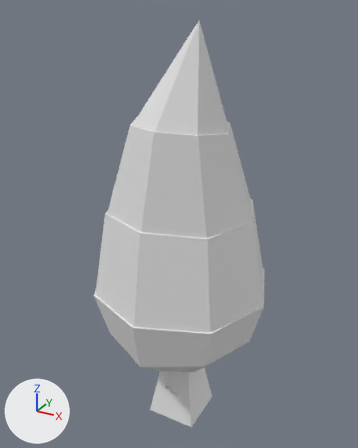
A saved change to the FBX model Assets/ProjectFolder/Art/PuzzleAssets/PuzzleModels/Tree4Puzzle.fbx.
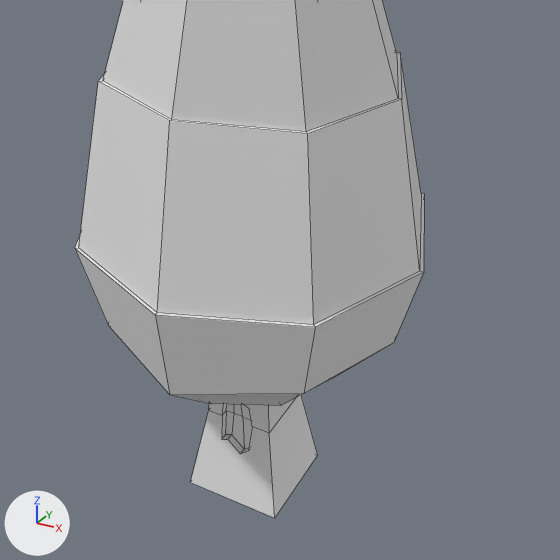
Each version appears first whole from a 50 mm lens placed at (5.61, -10.38, 11.18), pointed at (-0.18, 0.15, 5.92), and next in a close-up on the part from 16% to 92% of the width and 39% to 100% of the height. The lights are fixed; the arrows at lower left show +X, +Y and +Z. The close-ups show mesh edges as thin lines. Where no turn or scale is listed for an object, it has been applied to the vertices.

Names of what the first close-up shows: 'Tree 4 Puzzle'.
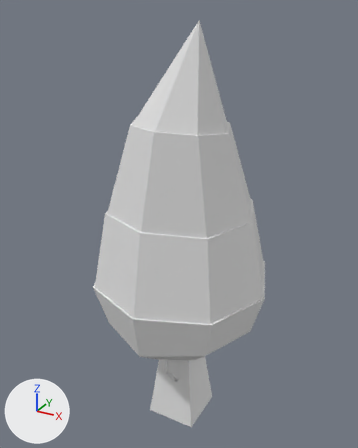
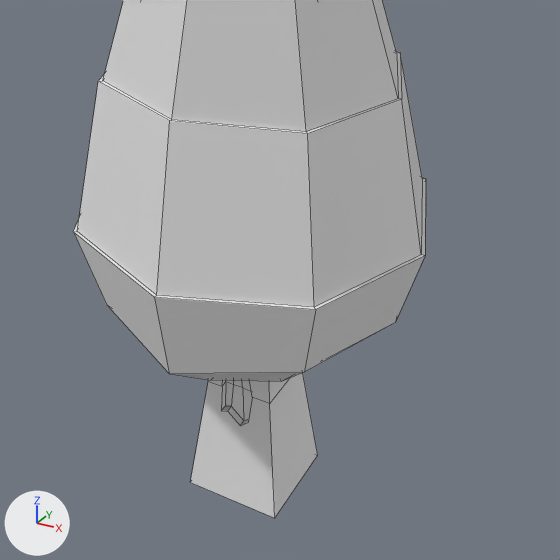
Location of each change, (x1, y1, x2, y2) in pixels of the close-ups (560 x 560 px; the box of a moved part takes in the faces that stretch with it):
'Tree 4 Puzzle', reshaped
    before: (75, 0, 424, 518)
    after: (73, 0, 426, 518)
part 1 of me_sphere_001, moved or reshaped
    before: (75, 54, 424, 327)
    after: (73, 54, 426, 310)
part 2 of me_sphere_001, moved or reshaped
    before: (75, 249, 424, 405)
    after: (74, 233, 425, 381)
part 3 of me_sphere_001, moved or reshaped
    before: (190, 395, 318, 518)
    after: (190, 373, 318, 518)

Diff of the bpy script that builds the scene:
```diff
--- a/Assets/ProjectFolder/Art/PuzzleAssets/PuzzleModels/Tree4Puzzle.fbx.py
+++ b/Assets/ProjectFolder/Art/PuzzleAssets/PuzzleModels/Tree4Puzzle.fbx.py
@@ me_sphere_001 @@
 me_sphere_001.from_pydata(...)  # 100 vertices, 96 faces; spans x -2.47..2.36, y -2.43..2.41, z 0.0..10.94
 # used by ob_tree_4_puzzle; location = (0.0, 0.0, 0.0)
+# me_sphere_001 part 1: all 16 vertices in x -2.47..2.36, y -2.43..2.41, z 4.22..4.35 are moved by (0.0, 0.0, 0.24)
+# me_sphere_001 part 2: all 8 vertices in x -2.02..2.04, y -2.17..2.07, z 2.92..3.04 are moved by (0.0, 0.0, 0.32)
+# me_sphere_001 part 3: all 26 vertices in x -0.49..0.49, y -0.57..0.49, z 0.78..1.63 are moved by (0.0, 0.0, 0.51)
```
